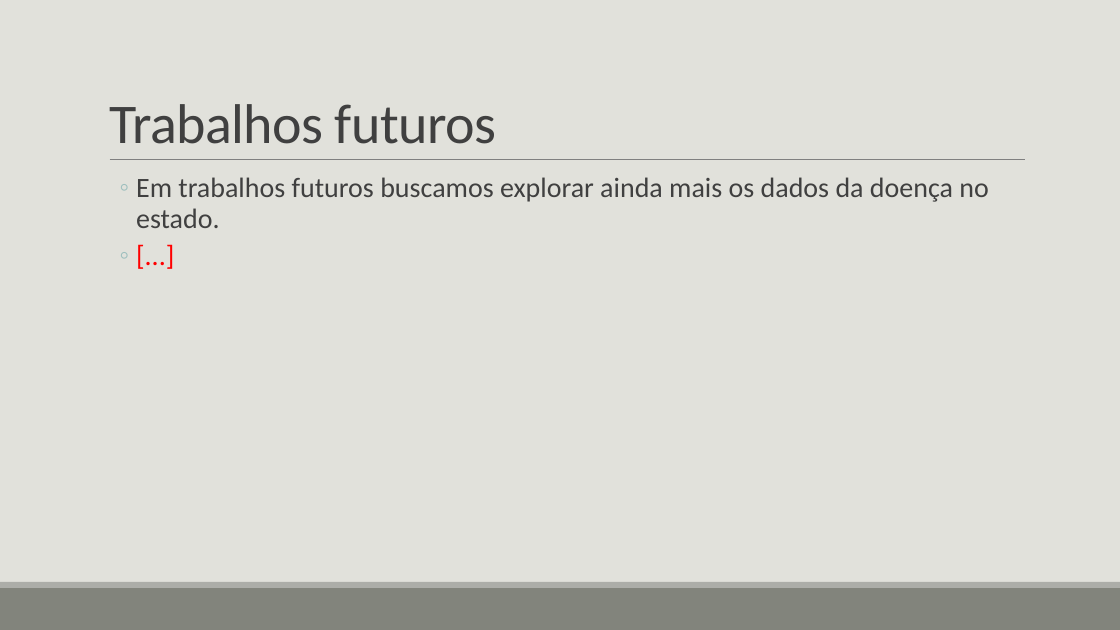
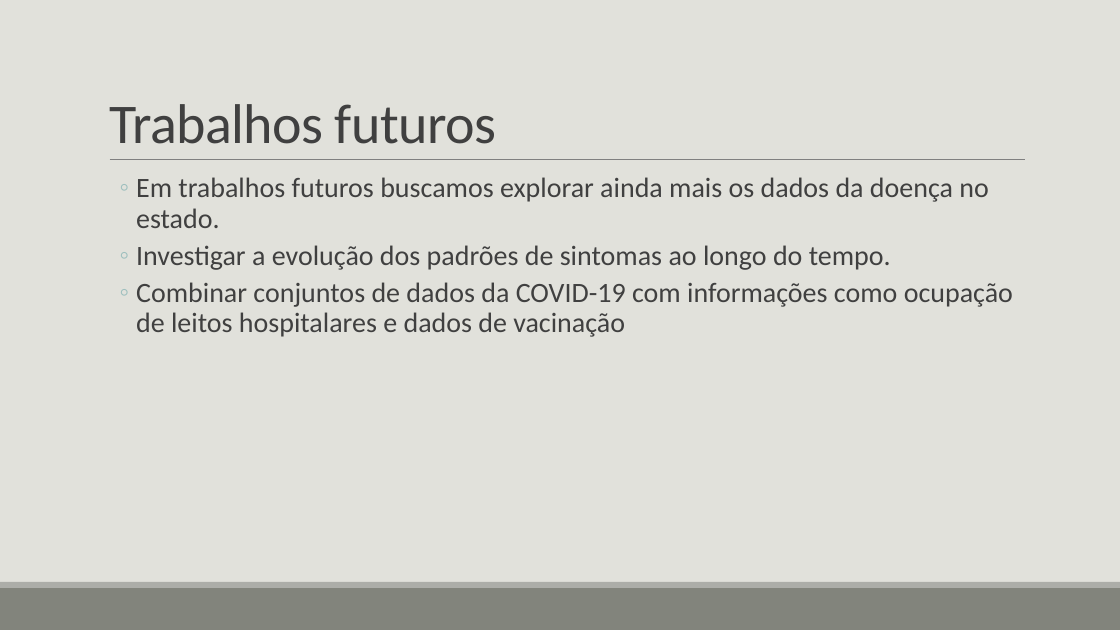
Before and after one commit to gvheisler/KDD-COVID-19, a slide deck: slide 25 of presentation/presentation.pptx. Drawn at 1120x630 pixels with LibreOffice and Linux fonts; fonts in the diff are those of the drawing. Boxes give left, top, right and bottom in pixels: in the first picture for what was removed or moved away, otherwise in the second. Text is boxed around its words. In the diff, an @@ line names an element or a change of style, - is before the commit and + after.

```diff
--- a/presentation/presentation.pptx
+++ b/presentation/presentation.pptx
@@ text at [136, 245, 1013, 337]: text changed; text colour #FF0000 to #404040 @@
-  ◦ [...]
+  ◦ Investigar a evolução dos padrões de sintomas ao longo do tempo.
+  ◦ Combinar conjuntos de dados da COVID-19 com informações como ocupação de leitos hospitalares e dados de vacinação
```
Also in this commit, not shown: 3 other slides changed, 1 other file.
